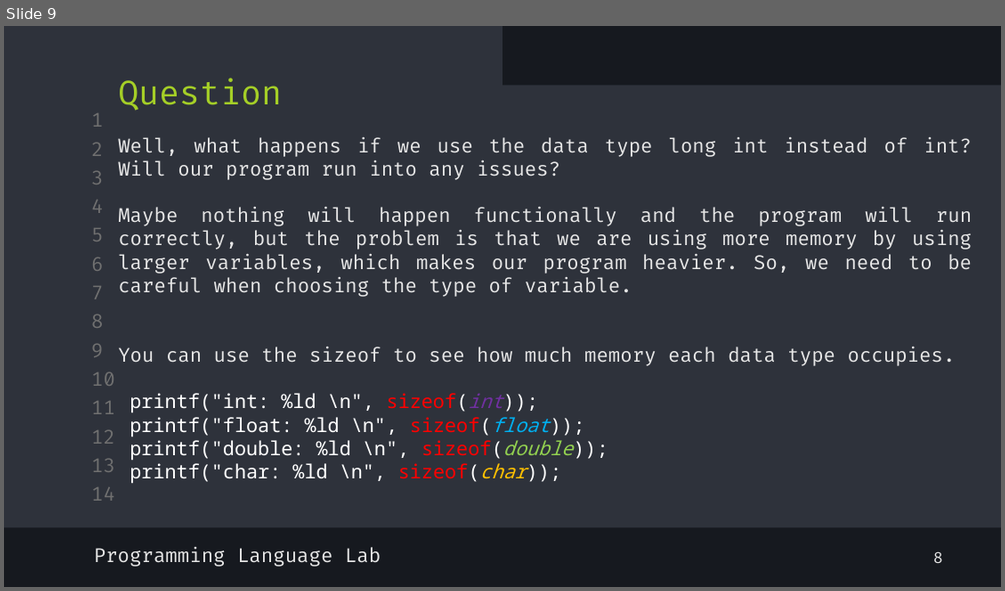
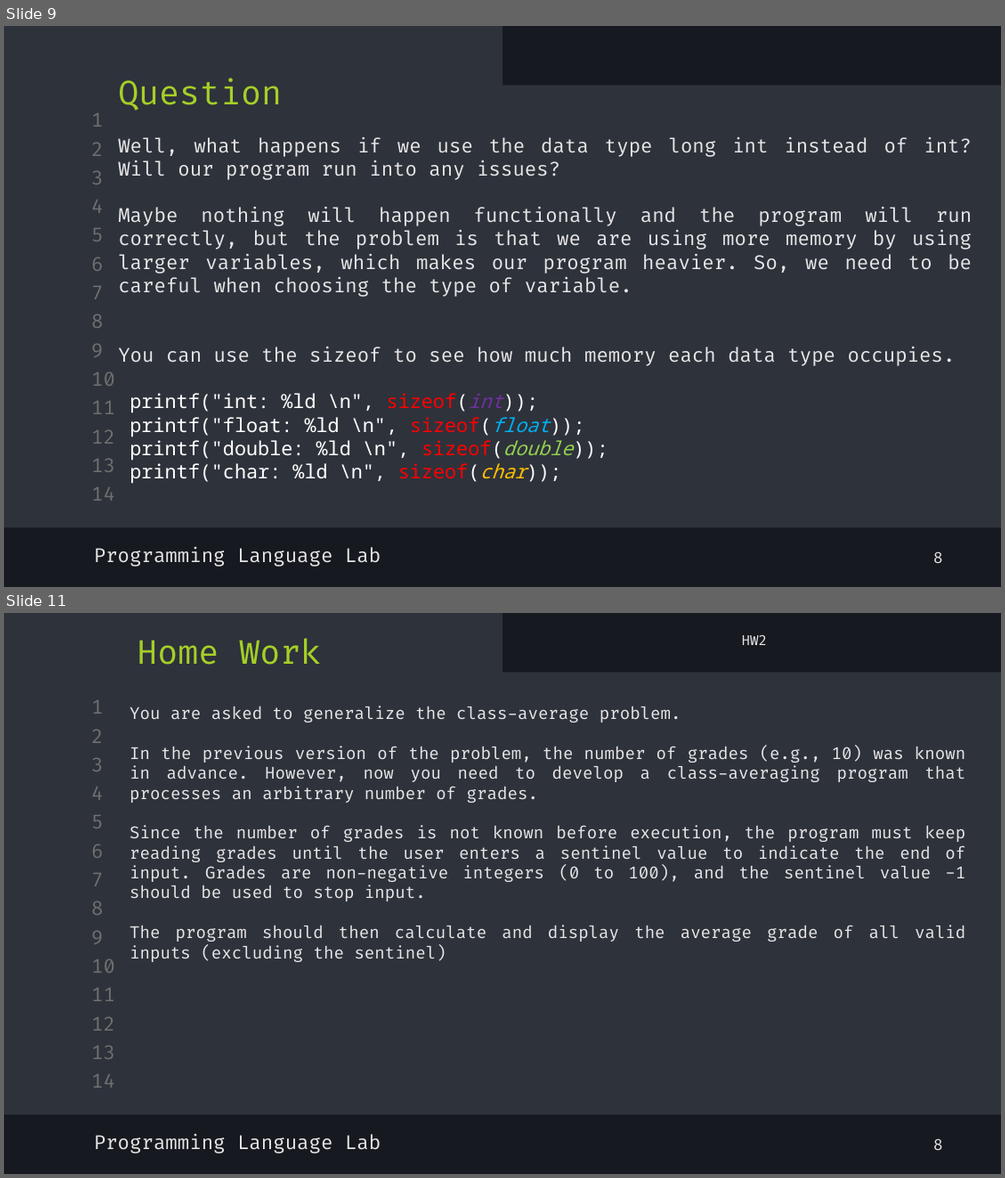
Before and after one commit to shayan-naghizadeh/C-Lab-AUT, a slide deck: slides/2.Pseudocode/Pseudocode.pptx. Shown one above the other, each under a label of ours: slide 9 before the commit, slides 9 and 11 after it; the slides between them are not shown. The pictures are 1005x591 and 1005x1178 pixels, drawn with LibreOffice and Linux fonts; fonts in the diff are those of the drawing. Boxes give left, top, right and bottom in pixels: in the first picture for what was removed or moved away, otherwise in the second. Text is boxed around its words. In the diff, an @@ line names an element or a change of style, - is before the commit and + after.

```diff
--- a/slides/2.Pseudocode/Pseudocode.pptx
+++ b/slides/2.Pseudocode/Pseudocode.pptx
@@ slide 11 added at [4,613,1001,1174], background #16191F; not listed: 16 template elements that a slide beside it also shows @@
@@ text added at [137,638,321,665], 24 pt, text #A5CF27 @@
+Home Work
@@ text added at [742,635,768,645], 10 pt, text #E7E7E7 @@
+HW2
@@ text added at [129,706,966,962], 12 pt, text #E7E7E7 @@
+You are asked to generalize the class-average problem.
+In the previous version of the problem, the number of grades (e.g., 10) was known in advance. However, now you need to develop a class-averaging program that processes an arbitrary number of grades.
+Since the number of grades is not known before execution, the program must keep reading grades until the user enters a sentinel value to indicate the end of input. Grades are non-negative integers (0 to 100), and the sentinel value -1 should be used to stop input.
+The program should then calculate and display the average grade of all valid inputs (excluding the sentinel)
@@ text added at [94,1134,380,1153], 14 pt, text #E7E7E7 @@
+Programming Language Lab
@@ text added at [933,1138,943,1150], 11 pt, text #E7E7E7 @@
+8
```
Also in this commit, not shown: 1 slide changed, 1 other slide added, 1 other file.
